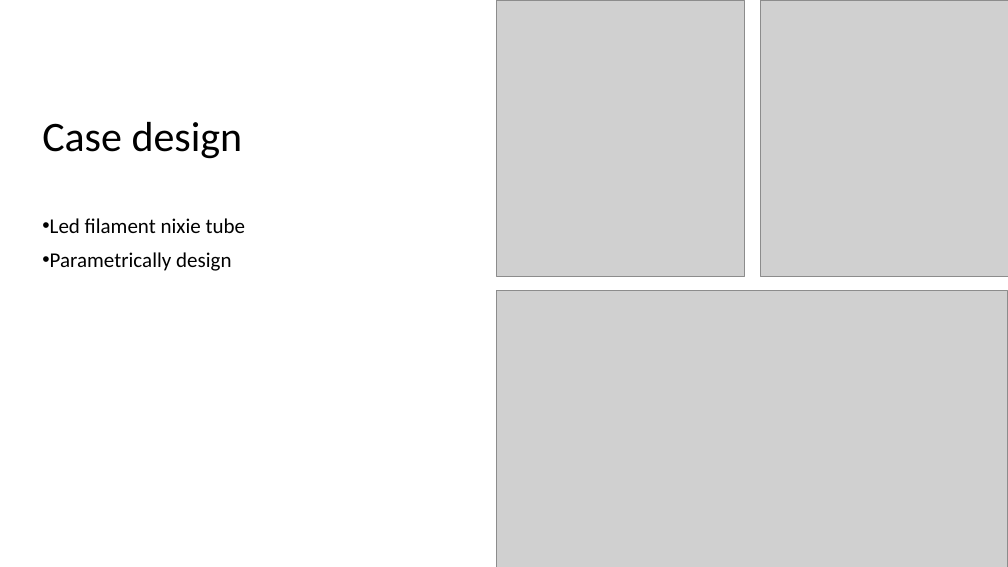
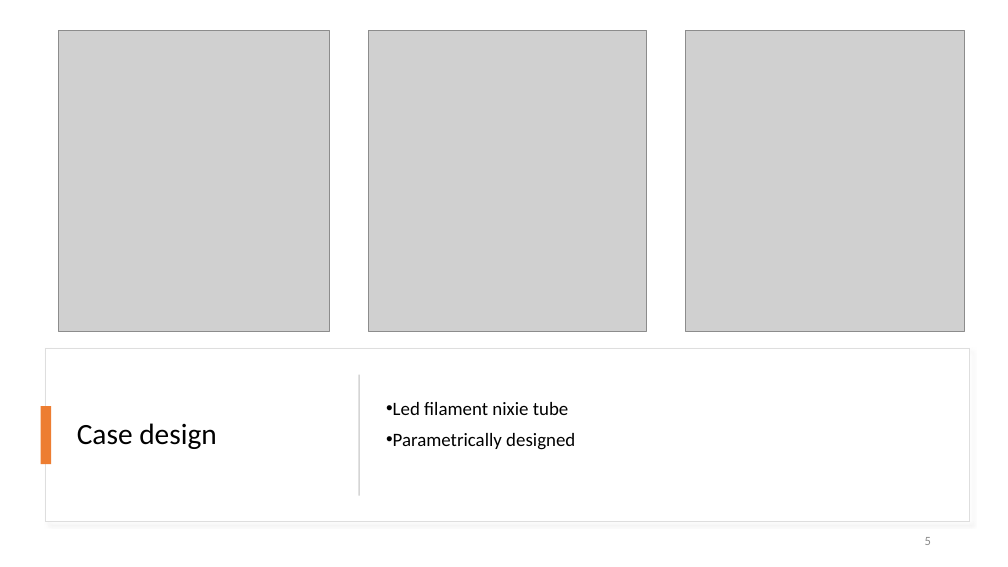
Before and after one commit to SeppeBudenaers/Soldeer_Station_Seppe_Budenaers, a slide deck: slide 5 of Media/Presentatie1.pptx. Drawn at 1008x567 pixels with LibreOffice and Linux fonts; fonts in the diff are those of the drawing; grey boxes stand for pictures. Boxes give left, top, right and bottom in pixels: in the first picture for what was removed or moved away, otherwise in the second. Text is boxed around its words. In the diff, an @@ line names an element or a change of style, - is before the commit and + after.

```diff
--- a/Media/Presentatie1.pptx
+++ b/Media/Presentatie1.pptx
@@ picture: place and size @@
-picture at <box>761,0,1008,276</box>
+picture at <box>59,30,330,331</box>
@@ picture: place and size @@
-picture at <box>496,0,745,276</box>
+picture at <box>369,30,647,331</box>
@@ picture: place and size @@
-picture at <box>496,291,1008,567</box>
+picture at <box>686,30,965,331</box>
@@ rectangle added at <box>46,349,969,521</box>, fill #FFFFFF, outline #DEDEDE 1 pt @@
@@ title "Case design": place and size @@
-title "Case design" at <box>42,122,243,159</box>
+title "Case design" at <box>77,423,217,449</box>
@@ title "Case design" at <box>77,423,217,449</box>: size 40 to 28 pt @@
@@ rectangle added at <box>358,375,360,496</box>, fill #D5D5D5 @@
@@ text "Led filament nixie tube": place and size @@
-text "Led filament nixie tube" at <box>50,218,246,271</box>
+text "Led filament nixie tube" at <box>393,402,575,450</box>
@@ text "Led filament nixie tube" at <box>393,402,575,450</box>: vertical alignment top to middle @@
@@ rectangle added at <box>41,406,51,464</box>, fill #ED7D31 @@
@@ text at <box>393,402,569,415</box>: size 20 to 18 pt in "Led filament nixie tube" @@
@@ text at <box>393,433,575,450</box>: text changed; size 20 to 18 pt @@
-• Parametrically design
+• Parametrically designed
@@ page number added at <box>925,537,931,545</box>, 12 pt, text #8C8C8C @@
+5
```
Also in this commit, not shown: 5 other slides changed, 1 slide added, 10 other files.
